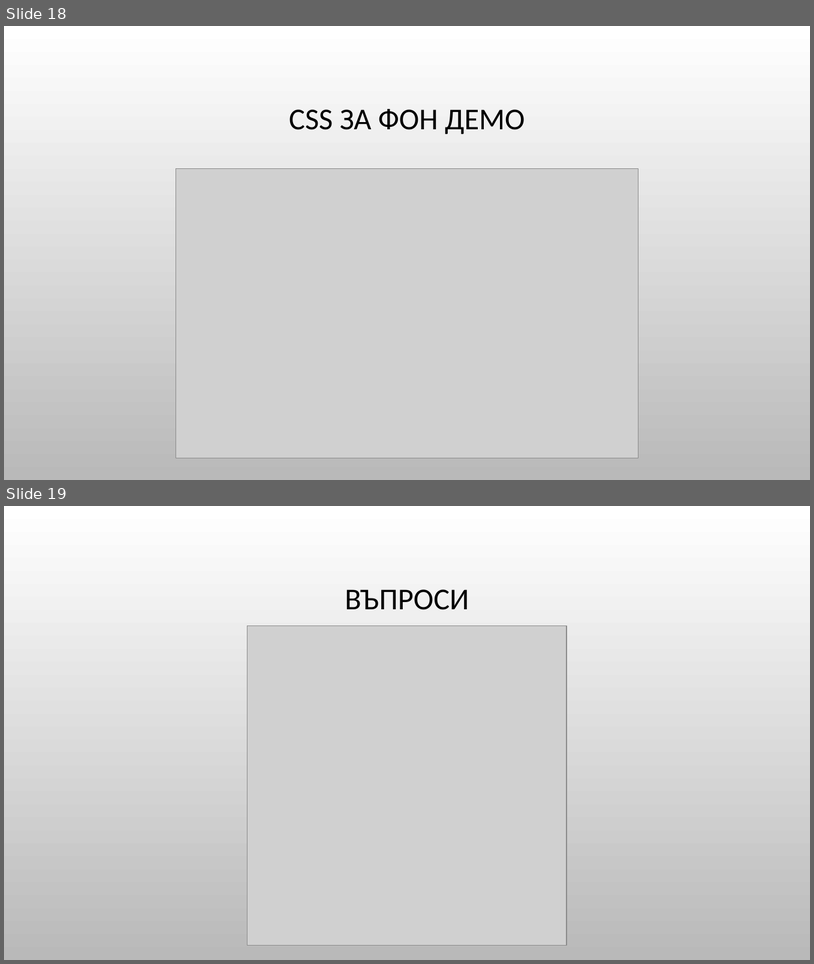
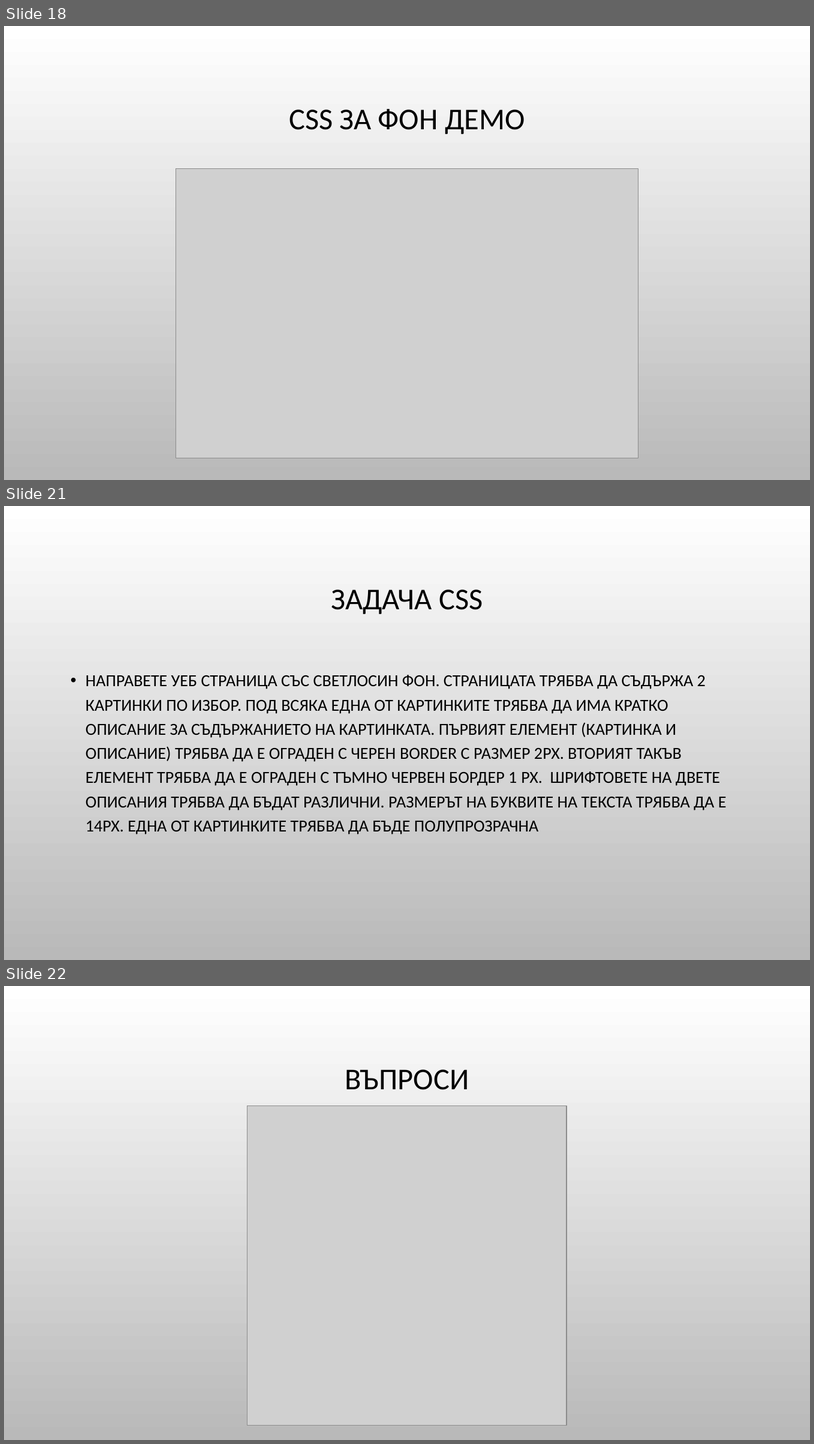
Before and after one commit to Bilyukov/php-mysql-course, a slide deck: 03.css-basics.pptx. Shown one above the other, each under a label of ours: slides 18 and 19 before the commit, slides 18, 21 and 22 after it; the slides between them are not shown. The pictures are 814x964 and 814x1444 pixels, drawn with LibreOffice and Linux fonts; fonts in the diff are those of the drawing; grey boxes stand for pictures; background and template pictures are left out. Boxes give left, top, right and bottom in pixels: in the first picture for what was removed or moved away, otherwise in the second. Text is boxed around its words. In the diff, an @@ line names an element or a change of style, - is before the commit and + after.

```diff
--- a/03.css-basics.pptx
+++ b/03.css-basics.pptx
@@ slide 21 added at [4, 506, 810, 960], background picture (left out) @@
@@ title added at [332, 589, 483, 614], 36 pt, text #000000 @@
+ЗАДАЧА CSS
@@ text added at [86, 675, 727, 834], 20 pt, text #000000 @@
+• НАПРАВЕТЕ УЕБ СТРАНИЦА СЪС СВЕТЛОСИН ФОН. СТРАНИЦАТА ТРЯБВА ДА СЪДЪРЖА 2 КАРТИНКИ ПО ИЗБОР. ПОД ВСЯКА ЕДНА ОТ КАРТИНКИТЕ ТРЯБВА ДА ИМА КРАТКО ОПИСАНИЕ ЗА СЪДЪРЖАНИЕТО НА КАРТИНКАТА. ПЪРВИЯТ ЕЛЕМЕНТ (КАРТИНКА И ОПИСАНИЕ) ТРЯБВА ДА Е ОГРАДЕН С ЧЕРЕН BORDER С РАЗМЕР 2PX. ВТОРИЯТ ТАКЪВ ЕЛЕМЕНТ ТРЯБВА ДА Е ОГРАДЕН С ТЪМНО ЧЕРВЕН БОРДЕР 1 PX. ШРИФТОВЕТЕ НА ДВЕТЕ ОПИСАНИЯ ТРЯБВА ДА БЪДАТ РАЗЛИЧНИ. РАЗМЕРЪТ НА БУКВИТЕ НА ТЕКСТА ТРЯБВА ДА Е 14PX. ЕДНА ОТ КАРТИНКИТЕ ТРЯБВА ДА БЪДЕ ПОЛУПРОЗРАЧНА
@@ what was slide 19 is now slide 22 @@
```
Also in this commit, not shown: 2 other slides added, 3 other files.
